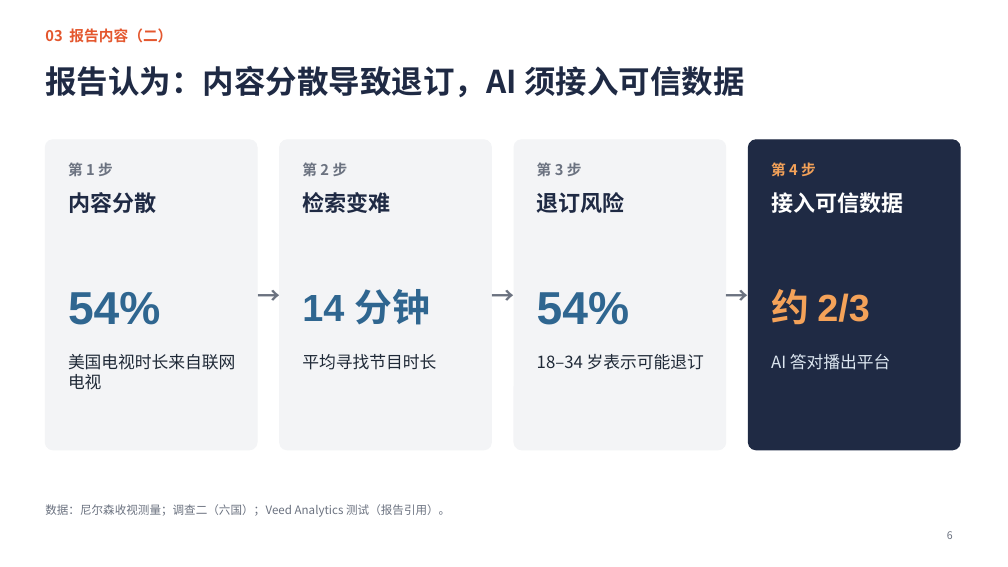
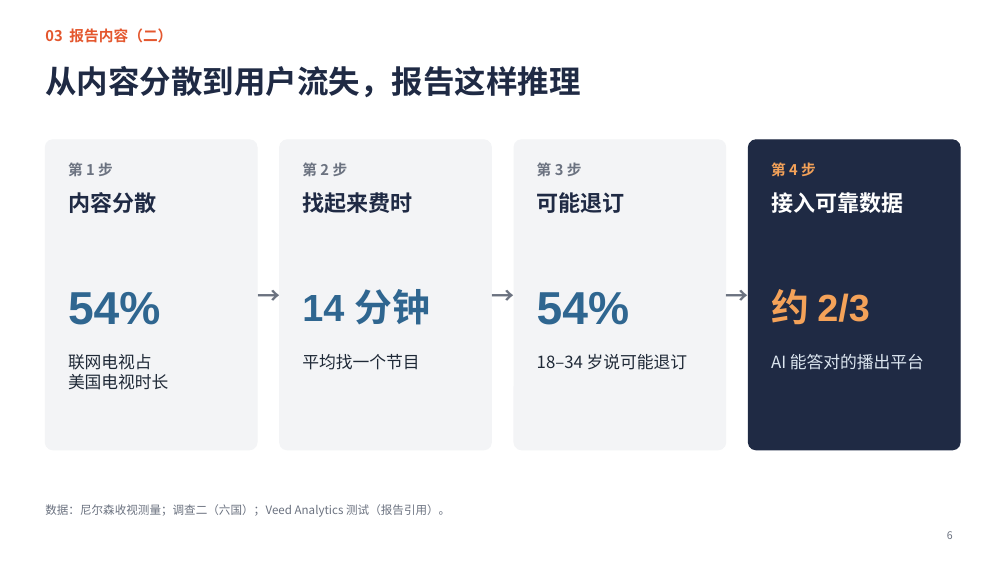
Before and after one commit to jayleo113/ppt, a slide deck: slide 6 of Gracenote报告解读_课堂汇报.pptx. Drawn at 1008x567 pixels with LibreOffice and Linux fonts; fonts in the diff are those of the drawing. Boxes give left, top, right and bottom in pixels: in the first picture for what was removed or moved away, otherwise in the second. Text is boxed around its words. In the diff, an @@ line names an element or a change of style, - is before the commit and + after.

```diff
--- a/Gracenote报告解读_课堂汇报.pptx
+++ b/Gracenote报告解读_课堂汇报.pptx
@@ title at box(45, 66, 580, 97): text changed @@
-报告认为：内容分散导致退订，AI 须接入可信数据
+从内容分散到用户流失，报告这样推理
@@ text at box(302, 192, 412, 213): text changed @@
-检索变难
+找起来费时
@@ text at box(537, 192, 625, 213): text changed @@
-退订风险
+可能退订
@@ text at box(771, 192, 903, 213): text changed @@
-接入可信数据
+接入可靠数据
@@ text at box(68, 354, 168, 390): text changed @@
-美国电视时长来自联网电视
+联网电视占
+美国电视时长
@@ text at box(302, 354, 419, 370): text changed @@
-平均寻找节目时长
+平均找一个节目
@@ text at box(537, 354, 687, 370): text changed @@
-18–34 岁表示可能退订
+18–34 岁说可能退订
@@ text at box(771, 354, 924, 370): text changed @@
-AI 答对播出平台
+AI 能答对的播出平台
```
Also in this commit, not shown: 12 other slides changed, 4 other files.
